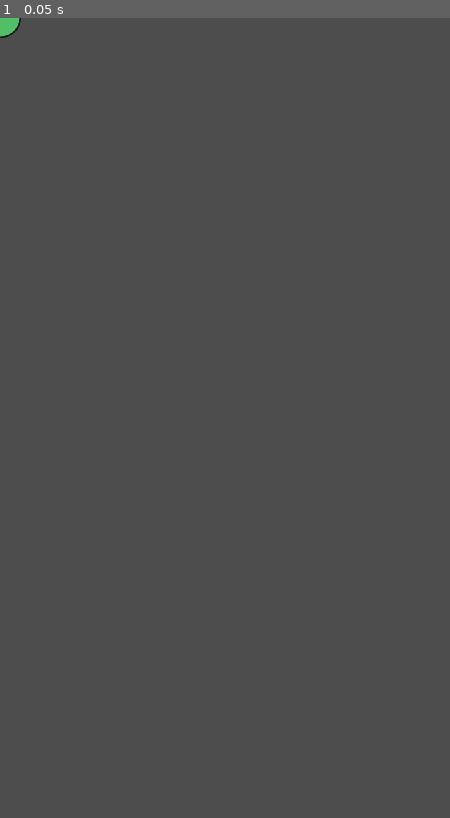
Above: before the commit, frame 1.
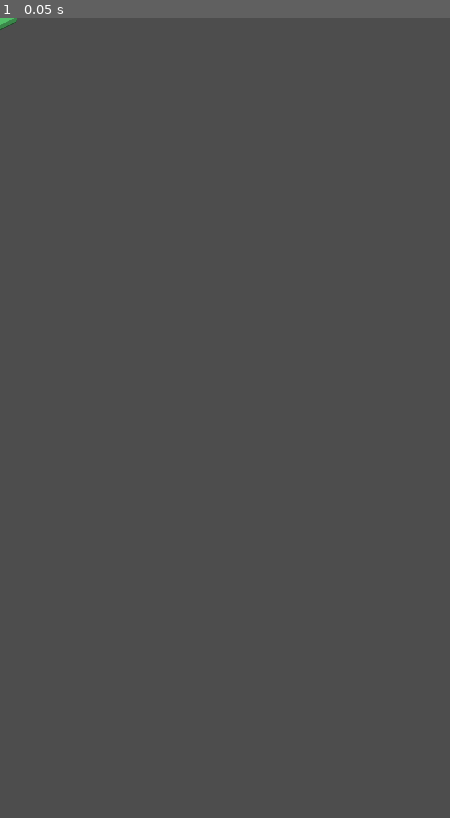
Above: after the commit, the same moment.

Repository: kuma-gee/holo-crush
Game: Godot game, scene res://src/piece/basic_green.tscn
Same seed, same stepped clock (60 frames per second), same inputs: the game is played once before the commit and once after it. This scene is started directly instead of the project's main scene.
Inputs:
- Up to frame 1 (0.05 s): no input

The runs differ from the first frame. In frame 1, less than 0.1% of the frame differs, in the area x 0-5%, y 0-3%.

Commit message:
test using hololive logo as pieces

Diff:
--- /dev/null
+++ b/godot/assets/hololive.svg
@@ -0,0 +1,68 @@
+<?xml version="1.0" encoding="UTF-8" standalone="no"?>
+<svg
+   width="80.997963"
+   height="88.446724"
+   viewBox="0 0 80.997964 88.446724"
+   fill="none"
+   version="1.1"
+   id="svg30"
+   sodipodi:docname="hololive.svg"
+   inkscape:export-filename="hololive.png"
+   inkscape:export-xdpi="96"
+   inkscape:export-ydpi="96"
+   inkscape:version="1.3.2 (091e20ef0f, 2023-11-25, custom)"
+   xmlns:inkscape="http://www.inkscape.org/namespaces/inkscape"
+   xmlns:sodipodi="http://sodipodi.sourceforge.net/DTD/sodipodi-0.dtd"
+   xmlns="http://www.w3.org/2000/svg"
+   xmlns:svg="http://www.w3.org/2000/svg">
+  <defs
+     id="defs30" />
+  <sodipodi:namedview
+     id="namedview30"
+     pagecolor="#989898"
+     bordercolor="#000000"
+     borderopacity="0.25"
+     inkscape:showpageshadow="2"
+     inkscape:pageopacity="0.0"
+     inkscape:pagecheckerboard="0"
+     inkscape:deskcolor="#d1d1d1"
+     inkscape:zoom="1.7200372"
+     inkscape:cx="46.510621"
+     inkscape:cy="-57.266202"
+     inkscape:window-width="2560"
+     inkscape:window-height="1391"
+     inkscape:window-x="1080"
+     inkscape:window-y="378"
+     inkscape:window-maximized="1"
+     inkscape:current-layer="svg30" />
+  <path
+     d="M 76.468156,43.342943 11.040746,13.36322 C 9.8492233,12.834909 8.5449808,12.611449 7.245523,12.712638 5.946065,12.814011 4.692215,13.236916 3.596969,13.943592 2.501723,14.650267 1.599499,15.618165 0.971573,16.760395 0.343648,17.902625 0.009762,19.183073 0,20.486435 v 59.791714 c 0,5.646072 6.468363,9.851845 11.611641,7.505426 L 76.132875,56.960607 c 6.468418,-3.247224 6.384643,-10.878403 0.335281,-13.617664 z"
+     fill="#4f9fef"
+     id="path12"
+     style="stroke-width:1.83314;fill:#666666" />
+  <path
+     d="m 80.982447,36.824949 h -5.138109 v 10.276033 h 5.138109 z"
+     fill="#27c7ff"
+     id="path13"
+     style="stroke-width:1.83314;fill:#b3b3b3" />
+  <path
+     d="M 76.468156,40.805429 11.040746,10.841471 C 9.84882,10.312977 8.5441009,10.089426 7.244221,10.190963 5.944342,10.292519 4.69018,10.716085 3.594806,11.423127 2.499431,12.130352 1.597284,13.099167 0.96972,14.241946 0.342155,15.384909 0.008899,16.665908 0,17.96982 v 59.786581 c 0,5.651204 6.468363,9.851845 11.611641,7.53164 L 76.132875,54.454624 c 6.468418,-3.262989 6.384643,-10.889036 0.335281,-13.649195 z"
+     fill="#27c7ff"
+     id="path14"
+     style="stroke-width:1.83314;fill:#b3b3b3" />
+  <path
+     d="M 76.132875,36.348333 11.611623,67.181749 C 6.468363,69.528168 0,65.322395 0,59.676324 v 7.804044 c 0,5.646071 6.468363,9.851845 11.611622,7.505425 L 76.132875,44.152377 c 4.918131,-2.461724 6.044229,-7.458314 3.640066,-10.930831 -0.91547,1.345891 -2.171538,2.424877 -3.640066,3.126787 z"
+     fill="#dffaff"
+     id="path16"
+     style="stroke-width:1.83314" />
+  <path
+     d="m 11.040746,8.478273 65.42741,29.958826 c 1.326644,0.583855 2.470523,1.515823 3.310101,2.697282 2.409296,-3.634934 1.220322,-8.432445 -3.310101,-10.501326 L 11.040746,0.67433924 c -1.1939425,-0.529389 -2.5010263,-0.752776 -3.803014,-0.649951 -1.30197,0.102824 -2.55778,0.528615 -3.653833,1.23885596 -1.096035,0.710241 -1.997712,1.68252 -2.623473,2.828893 C 0.334665,5.2385092 0.00457,6.5227891 0,7.8288281 V 15.601343 C 0.0098,14.29798 0.343648,13.017513 0.971573,11.875339 1.599499,10.733164 2.501723,9.7651557 3.596969,9.0585535 4.692215,8.351933 5.946065,7.9289176 7.245523,7.8276366 8.5449808,7.7263373 9.8492233,7.9499254 11.040746,8.478273 Z"
+     fill="#77e7ef"
+     id="path17"
+     style="stroke-width:1.83314;fill:#f2f2f2" />
+  <path
+     d="M 11.611641,75.094585 76.132875,44.261168 c 1.470545,-0.706309 2.726796,-1.790795 3.640066,-3.142552 -0.840311,-1.17486 -1.981991,-2.101329 -3.304785,-2.681517 L 11.040746,8.4782913 C 9.8492233,7.9499437 8.5449808,7.7263556 7.245523,7.8276366 5.946065,7.9289359 4.692215,8.3519513 3.596969,9.0585535 2.501723,9.765174 1.599497,10.733182 0.971573,11.875357 0.343648,13.017532 0.009762,14.297998 0,15.601361 v 51.987798 c 0,5.646072 6.468363,9.851845 11.611641,7.505426 z"
+     fill="#5fddef"
+     id="path18"
+     style="stroke-width:1.83314;fill:#ffffff" />
+</svg>
--- a/godot/project.godot
+++ b/godot/project.godot
@@ -12,7 +12,7 @@
 
 config/name="holo-crush"
 run/main_scene="res://src/start.tscn"
-config/features=PackedStringArray("4.1")
+config/features=PackedStringArray("4.2")
 boot_splash/bg_color=Color(0.101961, 0.101961, 0.101961, 1)
 config/icon="res://icon.svg"
 
--- a/godot/src/game.tscn
+++ b/godot/src/game.tscn
@@ -9,6 +9,7 @@
 [ext_resource type="Script" path="res://src/grid/match_grid.gd" id="4_egjxx"]
 [ext_resource type="PackedScene" uid="uid://dqw32jg4upbcp" path="res://src/menu/score.tscn" id="4_gaq27"]
 [ext_resource type="Resource" uid="uid://cmiuj3tuuvo5b" path="res://src/grid/SimpleGridLevel.tres" id="5_gomi5"]
+[ext_resource type="Shader" path="res://src/circle.gdshader" id="6_2i5it"]
 [ext_resource type="Shader" path="res://src/grid/shockwave.gdshader" id="6_2vgwy"]
 [ext_resource type="StyleBox" uid="uid://bd0c76q5d7ocf" path="res://theme/dialog.tres" id="9_qa60b"]
 [ext_resource type="AudioStream" uid="uid://b7ilfb8f6t6wg" path="res://assets/sound/Shiny Smily Story_Inst_hololive_202308151841.mp3" id="10_chsc8"]
@@ -23,6 +24,9 @@
 shader_parameter/mouse = null
 shader_parameter/time = null
 shader_parameter/speed2 = 0.2
+
+[sub_resource type="ShaderMaterial" id="ShaderMaterial_j7fqh"]
+shader = ExtResource("6_2i5it")
 
 [sub_resource type="ShaderMaterial" id="ShaderMaterial_s84n1"]
 shader = ExtResource("6_2vgwy")
@@ -107,18 +111,30 @@
 layout_mode = 2
 size_flags_vertical = 0
 
+[node name="HBoxContainer" type="HBoxContainer" parent="Top/MarginContainer/HBoxContainer"]
+modulate = Color(0.819608, 0.247059, 0.247059, 1)
+layout_mode = 2
+theme_override_constants/separation = 15
+
+[node name="ColorRect" type="ColorRect" parent="Top/MarginContainer/HBoxContainer/HBoxContainer"]
+material = SubResource("ShaderMaterial_j7fqh")
+custom_minimum_size = Vector2(25, 25)
+layout_mode = 2
+size_flags_horizontal = 4
+size_flags_vertical = 4
+
+[node name="Label" type="Label" parent="Top/MarginContainer/HBoxContainer/HBoxContainer"]
+layout_mode = 2
+text = "Live"
+
+[node name="Control" type="Control" parent="Top/MarginContainer/HBoxContainer"]
+layout_mode = 2
+size_flags_horizontal = 3
+
 [node name="Label2" type="Label" parent="Top/MarginContainer/HBoxContainer"]
 layout_mode = 2
 size_flags_vertical = 0
 text = "Turns"
-
-[node name="Control" type="Control" parent="Top/MarginContainer/HBoxContainer"]
-layout_mode = 2
-size_flags_horizontal = 3
-
-[node name="Label3" type="Label" parent="Top/MarginContainer/HBoxContainer"]
-layout_mode = 2
-size_flags_vertical = 0
 
 [node name="Score" parent="." instance=ExtResource("4_gaq27")]
 layout_mode = 1
--- a/godot/src/grid/SimpleGridLevel.tres
+++ b/godot/src/grid/SimpleGridLevel.tres
@@ -6,5 +6,5 @@
 script = ExtResource("1_1pc7e")
 width = 9
 height = 8
-blocked = Array[Vector2i]([Vector2i(0, 0), Vector2i(0, 7), Vector2i(8, 0), Vector2i(8, 7), Vector2i(0, 6), Vector2i(1, 7), Vector2i(7, 7), Vector2i(8, 6), Vector2i(4, 0)])
+blocked = Array[Vector2i]([])
 icings = {}
--- a/godot/src/piece/basic_blue.tscn
+++ b/godot/src/piece/basic_blue.tscn
@@ -8,15 +8,9 @@
 [ext_resource type="Texture2D" uid="uid://c6vm2u4qhfw8b" path="res://assets/Piece__Basic_Bomb.png" id="6_2wluf"]
 [ext_resource type="Shader" path="res://src/piece/rainbow.gdshader" id="7_wjrow"]
 [ext_resource type="Shader" path="res://src/piece/pop_circle.gdshader" id="8_kn5mu"]
+[ext_resource type="Texture2D" uid="uid://dqwdbqw3mt2uo" path="res://assets/hololive.svg" id="8_qotk5"]
 [ext_resource type="Texture2D" uid="uid://3gxx3fuvygy5" path="res://assets/circle.png" id="9_hp3tc"]
 [ext_resource type="Texture2D" uid="uid://dwofmghe1u30e" path="res://assets/star_08.png" id="11_w00wj"]
-
-[sub_resource type="ShaderMaterial" id="ShaderMaterial_tnkub"]
-shader = ExtResource("8_kn5mu")
-shader_parameter/ring_radius = 0.4
-shader_parameter/thickness_scalar = 0.7
-shader_parameter/color = Color(1, 1, 1, 1)
-shader_parameter/progress = 1.0
 
 [sub_resource type="ShaderMaterial" id="ShaderMaterial_yj06x"]
 shader = ExtResource("7_wjrow")
@@ -25,6 +19,13 @@
 shader_parameter/strength = 0.8
 shader_parameter/smoothing = 1.5
 shader_parameter/size = 0.5
+
+[sub_resource type="ShaderMaterial" id="ShaderMaterial_tnkub"]
+shader = ExtResource("8_kn5mu")
+shader_parameter/ring_radius = 0.4
+shader_parameter/thickness_scalar = 0.7
+shader_parameter/color = Color(1, 1, 1, 1)
+shader_parameter/progress = 1.0
 
 [sub_resource type="Animation" id="Animation_yytgt"]
 length = 0.001
@@ -203,18 +204,16 @@
 curve = SubResource("Curve_7rocm")
 
 [sub_resource type="ParticleProcessMaterial" id="ParticleProcessMaterial_31y3t"]
+particle_flag_disable_z = true
 emission_shape = 3
 emission_box_extents = Vector3(40, 40, 40)
-particle_flag_disable_z = true
 direction = Vector3(0, 0, 0)
 spread = 180.0
-gravity = Vector3(0, 50, 0)
 initial_velocity_min = 20.0
 initial_velocity_max = 50.0
 angular_velocity_min = 150.0
 angular_velocity_max = 200.0
-orbit_velocity_min = 0.0
-orbit_velocity_max = 0.0
+gravity = Vector3(0, 50, 0)
 scale_min = 0.3
 scale_max = 0.3
 scale_curve = SubResource("CurveTexture_xe8ul")
@@ -227,18 +226,18 @@
 col_texture = ExtResource("4_k8n1j")
 bomb_texture = ExtResource("6_2wluf")
 
-[node name="Sprite2D" parent="." index="0"]
-modulate = Color(0.176471, 0.603922, 0.701961, 1)
-material = SubResource("ShaderMaterial_tnkub")
-texture = ExtResource("2_la2jm")
-
-[node name="BackColor" type="ColorRect" parent="." index="1"]
+[node name="BackColor" type="ColorRect" parent="." index="0"]
 material = SubResource("ShaderMaterial_yj06x")
 offset_left = -80.0
 offset_top = -80.0
 offset_right = 80.0
 offset_bottom = 80.0
 mouse_filter = 2
+
+[node name="Sprite2D" parent="." index="1"]
+modulate = Color(0.176471, 0.603922, 0.701961, 1)
+material = SubResource("ShaderMaterial_tnkub")
+texture = ExtResource("8_qotk5")
 
 [node name="Sprite2D3" type="Sprite2D" parent="." index="2"]
 visible = false
--- a/godot/src/start.tscn
+++ b/godot/src/start.tscn
@@ -63,8 +63,6 @@
 particle_flag_disable_z = true
 direction = Vector3(0, 0, 0)
 gravity = Vector3(0, 0, 0)
-orbit_velocity_min = 0.0
-orbit_velocity_max = 0.0
 scale_curve = SubResource("CurveTexture_sc0vi")
 color_ramp = SubResource("GradientTexture1D_0xr3d")
 
Not shown, added: godot/assets/hololive.svg.import
Not shown: 1 places in godot/src/game.tscn that only renumber resources
Not shown: 1 places in godot/src/piece/basic_blue.tscn that only renumber resources
